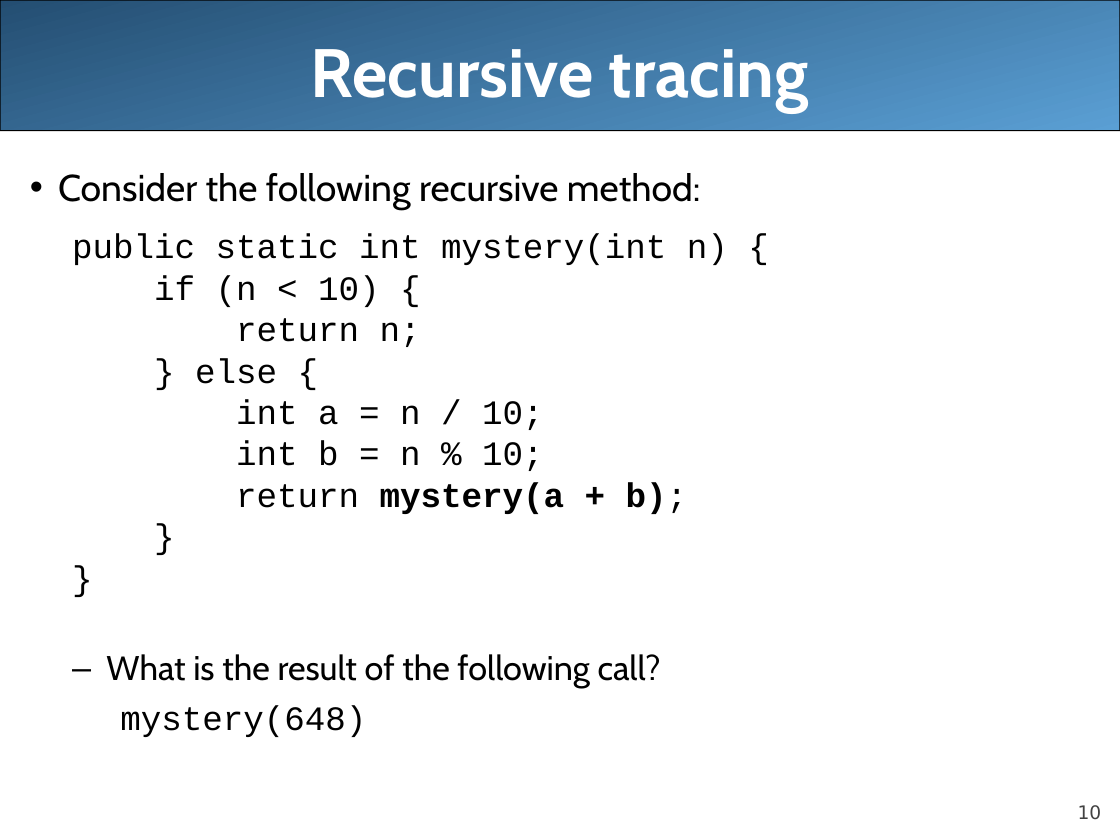
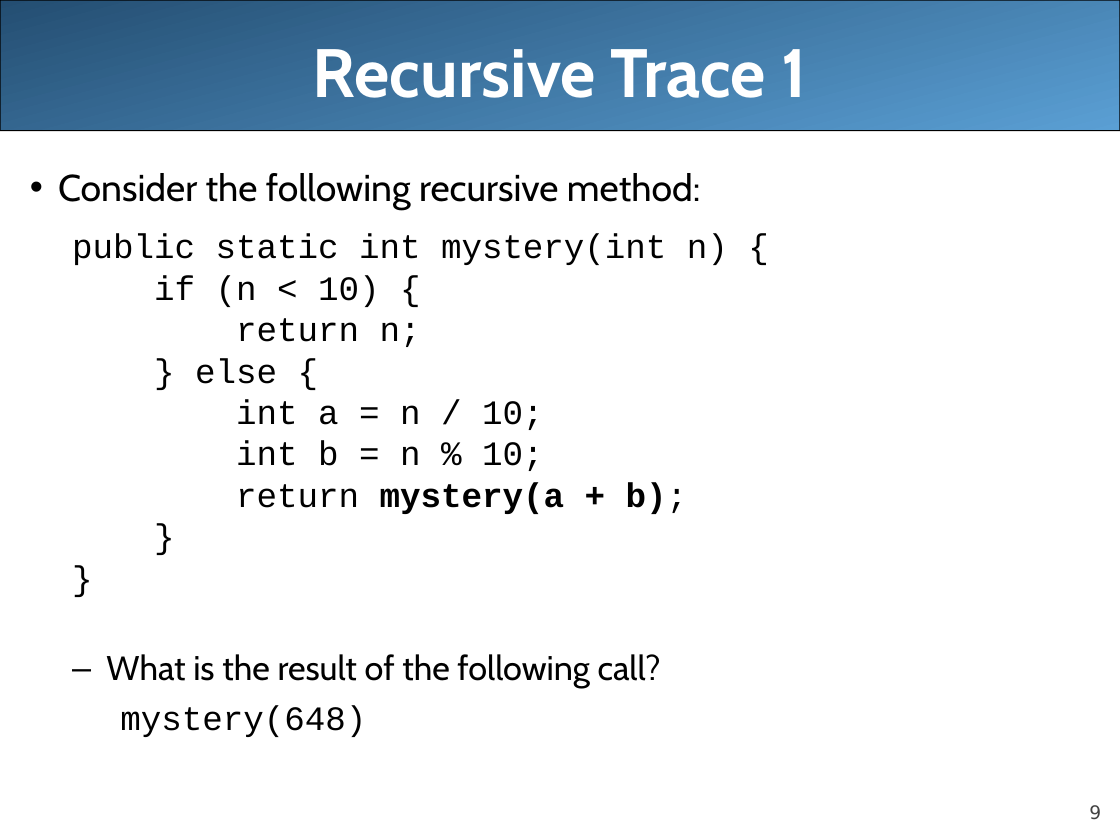
Before and after one commit to LongBaoNguyen/longbaonguyen.github.io, a slide deck: slide 9 of courses/apcsa/lecture23.ppt (slide 10 before the commit). Drawn at 1120x840 pixels with LibreOffice and Linux fonts; fonts in the diff are those of the drawing. Boxes give left, top, right and bottom in pixels: in the first picture for what was removed or moved away, otherwise in the second. Text is boxed around its words. In the diff, an @@ line names an element or a change of style, - is before the commit and + after.

```diff
--- a/courses/apcsa/lecture23.ppt
+++ b/courses/apcsa/lecture23.ppt
@@ title at <box>313,49,806,98</box>: text changed @@
-Recursive tracing
+Recursive Trace 1
@@ page number at <box>1089,805,1101,820</box>: text changed @@
-10
+9
```
Also in this commit, not shown: 4 other slides changed, 3 slides added, 3 slides removed, 2 other files.
